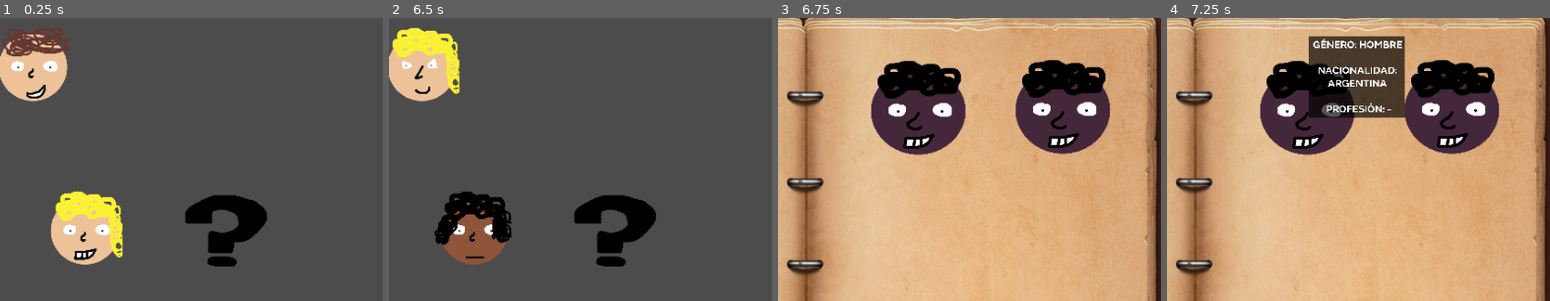
Above: before the commit, frames 1-4 (left to right).
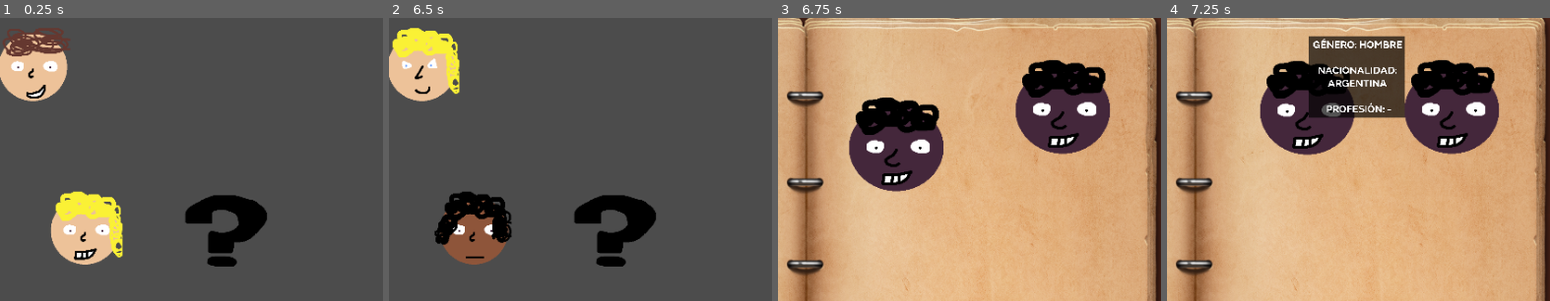
Above: after the commit, the same moments.

Repository: jnrdrgz/ggj-2023
Game: Godot game, scene res://MainScene.tscn
Two runs of this game, one before a commit and one after it. Both use one fixed random seed, a clock stepped at 60 frames per second and the inputs below.
Inputs (mouse positions are % of the whole screen's width and height, from its top left):
- Up to frame 1 (0.25 s): no input
- Up to frame 2 (6.5 s): tap Enter (ui_accept) at 0.5, 0.77, 5.75, 6.02 s; move the mouse to (73, 45) at 0.52 s; tap S (show_book) at 0.6, 5.85 s; click (73, 45) at 0.67 s; click "Siguiente" at 1.25 s; click "Anterior" at 2 s; click "Siguiente" at 2.75 s; click "Anterior" at 3.5 s; click "Siguiente" at 4.25 s; click "Anterior" at 5 s; move the mouse to (30, 55) at 5.77 s; click (30, 55) at 5.92 s
- Up to frame 3 (6.75 s): tap Enter (ui_accept) at 6.5 s; move the mouse to (61, 27) at 6.52 s; tap S (show_book) at 6.6 s; click (61, 27) at 6.67 s
- Up to frame 4 (7.25 s): no input
The pictures show only the part of the screen within x 46-96%, y 5-55%; the shares and areas given below are measured in that part.

Frames 1-2 are identical in both runs. In frame 3, 9.5% of the frame differs, in the area x 18-50%, y 14-62%; in frame 4, nothing differs.

Commit message:
face select

Diff:
--- /dev/null
+++ b/BookOfFaces.gd
@@ -0,0 +1,8 @@
+extends Node2D
+
+
+func _on_Face_face_pressed():
+	print("TEST SIGNAL")
+	$Book.visible = false
+	$Siguiente.visible = false
+	$Anterior.visible = false
--- a/BookOfFaces.tscn
+++ b/BookOfFaces.tscn
@@ -1,9 +1,11 @@
-[gd_scene load_steps=3 format=2]
+[gd_scene load_steps=4 format=2]
 
 [ext_resource path="res://assets/book.png" type="Texture" id=1]
 [ext_resource path="res://Face.tscn" type="PackedScene" id=2]
+[ext_resource path="res://BookOfFaces.gd" type="Script" id=3]
 
 [node name="BookOfFaces" type="Node2D"]
+script = ExtResource( 3 )
 
 [node name="Book" type="Sprite" parent="."]
 position = Vector2( 423, 313.5 )
@@ -24,18 +26,22 @@
 margin_bottom = 559.0
 text = "Anterior"
 
-[node name="Face" parent="." instance=ExtResource( 2 )]
+[node name="Faces" type="Node2D" parent="."]
+
+[node name="Face" parent="Faces" instance=ExtResource( 2 )]
 position = Vector2( 240, 88 )
 scale = Vector2( 0.455613, 0.423667 )
 
-[node name="Face3" parent="." instance=ExtResource( 2 )]
+[node name="Face3" parent="Faces" instance=ExtResource( 2 )]
 position = Vector2( 495, 84 )
 scale = Vector2( 0.455613, 0.423667 )
 
-[node name="Face4" parent="." instance=ExtResource( 2 )]
+[node name="Face4" parent="Faces" instance=ExtResource( 2 )]
 position = Vector2( 653, 83 )
 scale = Vector2( 0.455613, 0.423667 )
 
-[node name="Face2" parent="." instance=ExtResource( 2 )]
+[node name="Face2" parent="Faces" instance=ExtResource( 2 )]
 position = Vector2( 74, 89 )
 scale = Vector2( 0.425358, 0.401018 )
+
+[connection signal="face_pressed" from="Faces/Face" to="." method="_on_Face_face_pressed"]
--- a/Face.gd
+++ b/Face.gd
@@ -3,8 +3,23 @@
 var genero = "hombre"
 var nacionalidad = "argentina"
 var profesion = "-"
+var pressing = false
+var face_not_pressed_signal_emitted = false
+var original_pos
+var rng
+var id
+
+signal face_pressed
+signal face_not_pressed
 
 func _ready():
+	rng = RandomNumberGenerator.new()
+	rng.randomize()
+
+	id = rng.randi()
+	print(id)
+
+	original_pos = global_position
 	$Data/DataLabel.text = "Género: %s\n\nNacionalidad: %s\n\n Profesión: %s\n\n" % [genero, nacionalidad,profesion]
 
 func set_genero(gen):
@@ -26,14 +41,29 @@
 	$Pelo.texture = load("res://assets/%s/pelo/pelo%s.png" % [genero, pelo])
 
 func _input(event):
-	if event is InputEventMouseButton and event.button_index == BUTTON_LEFT and event.pressed:
-		print("test clicked")
-	elif event is InputEventScreenTouch and event.pressed:
-		print("test pressed")
-		get_tree().set_input_as_handled()
+	pass
 
 func _on_TextureRect_mouse_entered():
 	$Data.visible = true
 
 func _on_TextureRect_mouse_exited():
 	$Data.visible = false
+
+func _process(delta):
+	if pressing:
+		var mouse_pos = get_viewport().get_mouse_position()
+		global_position = Vector2(mouse_pos.x-50,mouse_pos.y-50)
+
+
+func _on_TextureRect_gui_input(event):
+	if event is InputEventMouseButton and event.button_index == BUTTON_LEFT and event.pressed:
+		emit_signal("face_pressed")
+		pressing = true
+		print("pressed")
+	if event is InputEventMouseButton and event.button_index == BUTTON_LEFT and not event.pressed:
+		pressing = false
+		global_position = original_pos
+
+	#elif event is InputEventScreenTouch and event.pressed:
+	#	print("test pressed")
+	#	get_tree().set_input_as_handled()
--- a/Face.tscn
+++ b/Face.tscn
@@ -62,5 +62,6 @@
 margin_bottom = 261.0
 rect_scale = Vector2( 0.923742, 0.840814 )
 
+[connection signal="gui_input" from="TextureRect" to="." method="_on_TextureRect_gui_input"]
 [connection signal="mouse_entered" from="TextureRect" to="." method="_on_TextureRect_mouse_entered"]
 [connection signal="mouse_exited" from="TextureRect" to="." method="_on_TextureRect_mouse_exited"]
